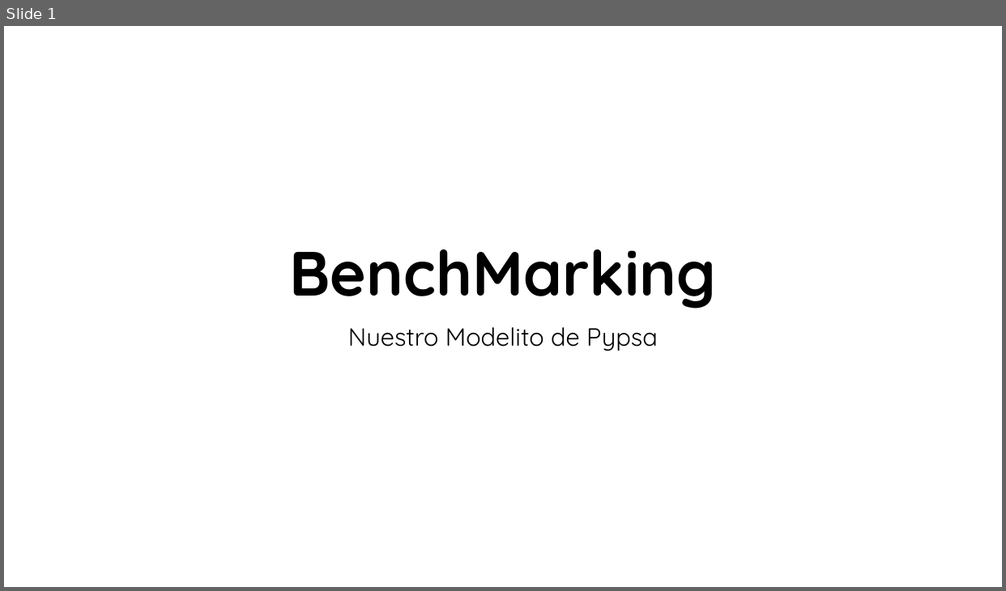
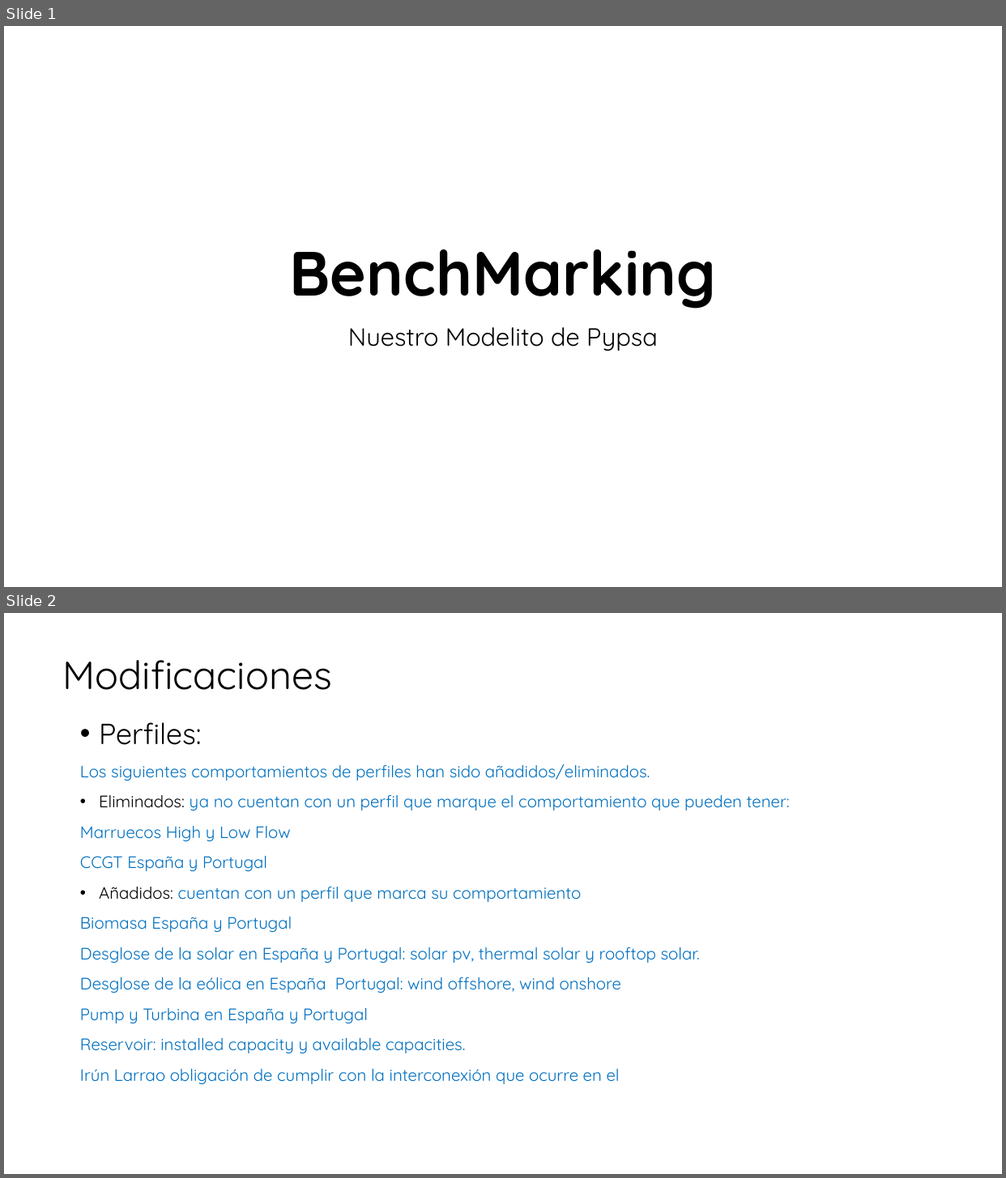
Before and after one commit to anabatres28-png/Dispatching-Project-in-PypSA, a slide deck: hojas_de_datos/presentación.pptx. Shown one above the other, each under a label of ours: slide 1 before the commit, slides 1 and 2 after it. The pictures are 1006x591 and 1006x1178 pixels, drawn with LibreOffice and Linux fonts; fonts in the diff are those of the drawing. Boxes give left, top, right and bottom in pixels: in the first picture for what was removed or moved away, otherwise in the second. Text is boxed around its words. In the diff, an @@ line names an element or a change of style, - is before the commit and + after.

```diff
--- a/hojas_de_datos/presentación.pptx
+++ b/hojas_de_datos/presentación.pptx
@@ slide 2 added at (x1=4, y1=613, x2=1002, y2=1174), background #FFFFFF @@
@@ title added at (x1=63, y1=660, x2=332, y2=690), 37.8 pt, text #000000 @@
+Modificaciones
@@ text added at (x1=80, y1=722, x2=790, y2=1084), 16 pt, text #0070C0 @@
+• Perfiles:
+Los siguientes comportamientos de perfiles han sido añadidos/eliminados.
+• Eliminados: ya no cuentan con un perfil que marque el comportamiento que pueden tener:
+Marruecos High y Low Flow
+CCGT España y Portugal
+• Añadidos: cuentan con un perfil que marca su comportamiento
+Biomasa España y Portugal
+Desglose de la solar en España y Portugal: solar pv, thermal solar y rooftop solar.
+Desglose de la eólica en España Portugal: wind offshore, wind onshore
+Pump y Turbina en España y Portugal
+Reservoir: installed capacity y available capacities.
+Irún Larrao obligación de cumplir con la interconexión que ocurre en el
```
Also in this commit, not shown: 4 slides changed, 5 other files.
